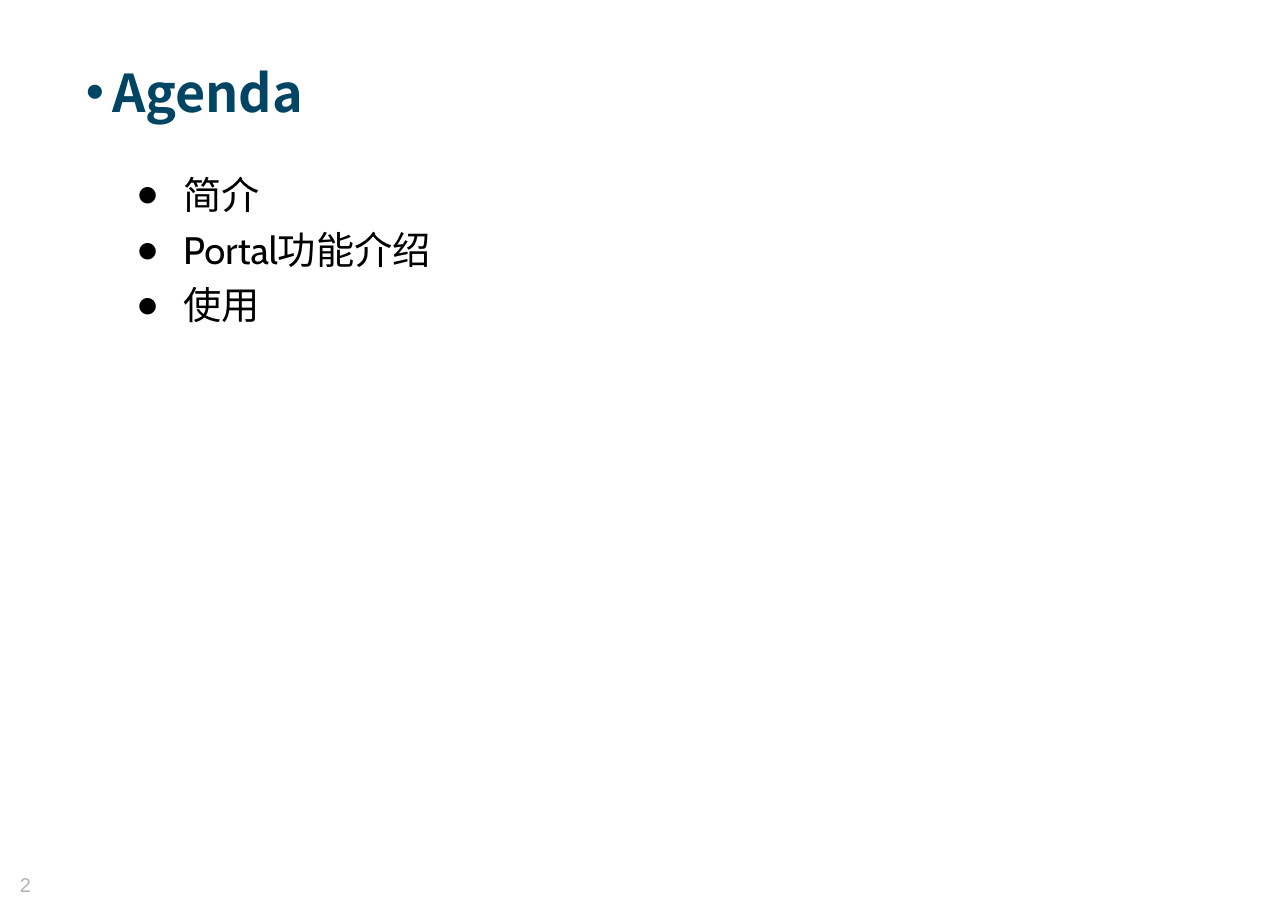
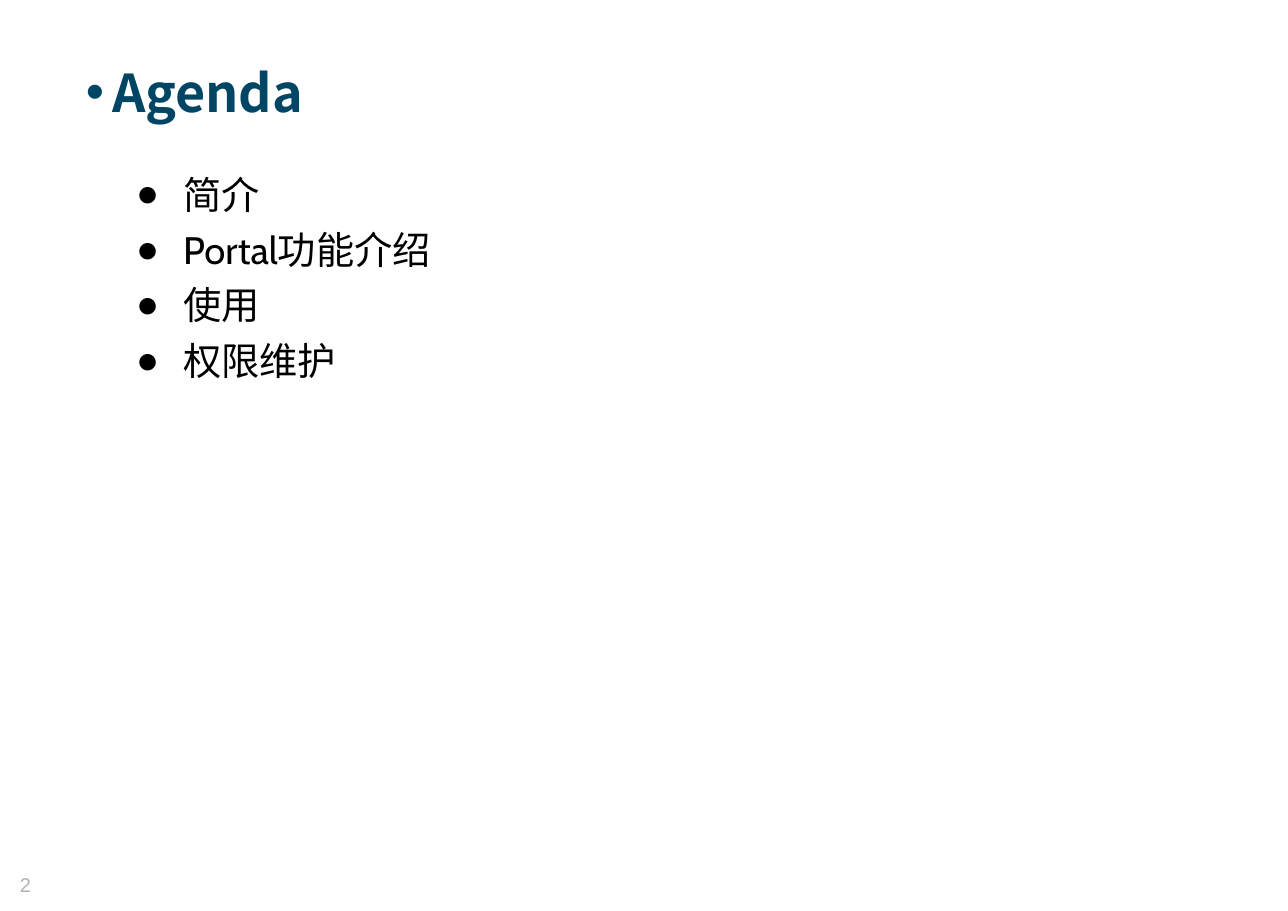
Before and after one commit to MosesZhu/Cube, a slide deck: slide 2 of Document/New Webframework Introduction.ppt. Drawn at 1288x911 pixels with LibreOffice and Linux fonts; fonts in the diff are those of the drawing; background and template pictures are left out. Boxes give left, top, right and bottom in pixels: in the first picture for what was removed or moved away, otherwise in the second. Text is boxed around its words. In the diff, an @@ line names an element or a change of style, - is before the commit and + after.

```diff
--- a/Document/New Webframework Introduction.ppt
+++ b/Document/New Webframework Introduction.ppt
@@ text at <box>183,343,336,378</box>: paragraph added @@
+● 权限维护
```
Also in this commit, not shown: 1 other slide changed, 1 slide added, 11 other files.
